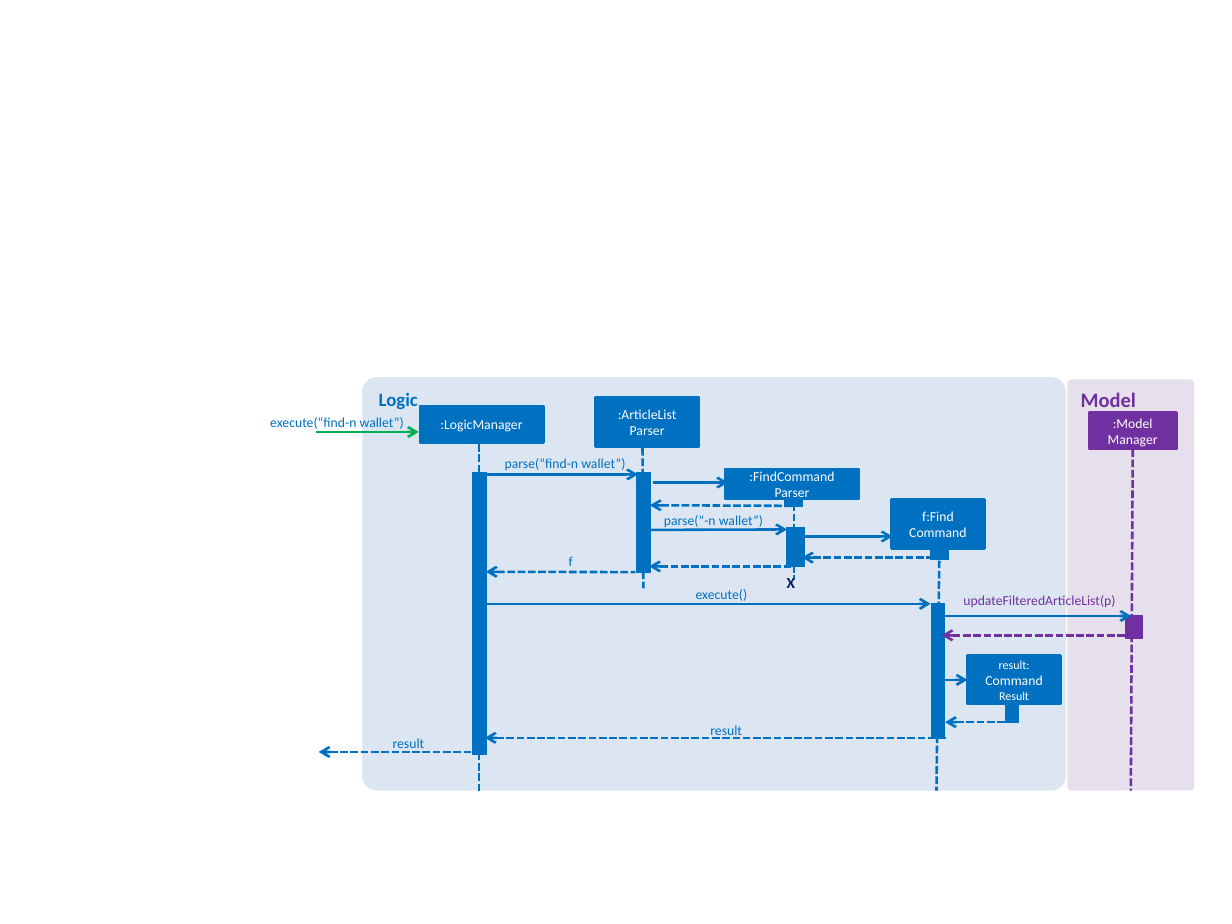
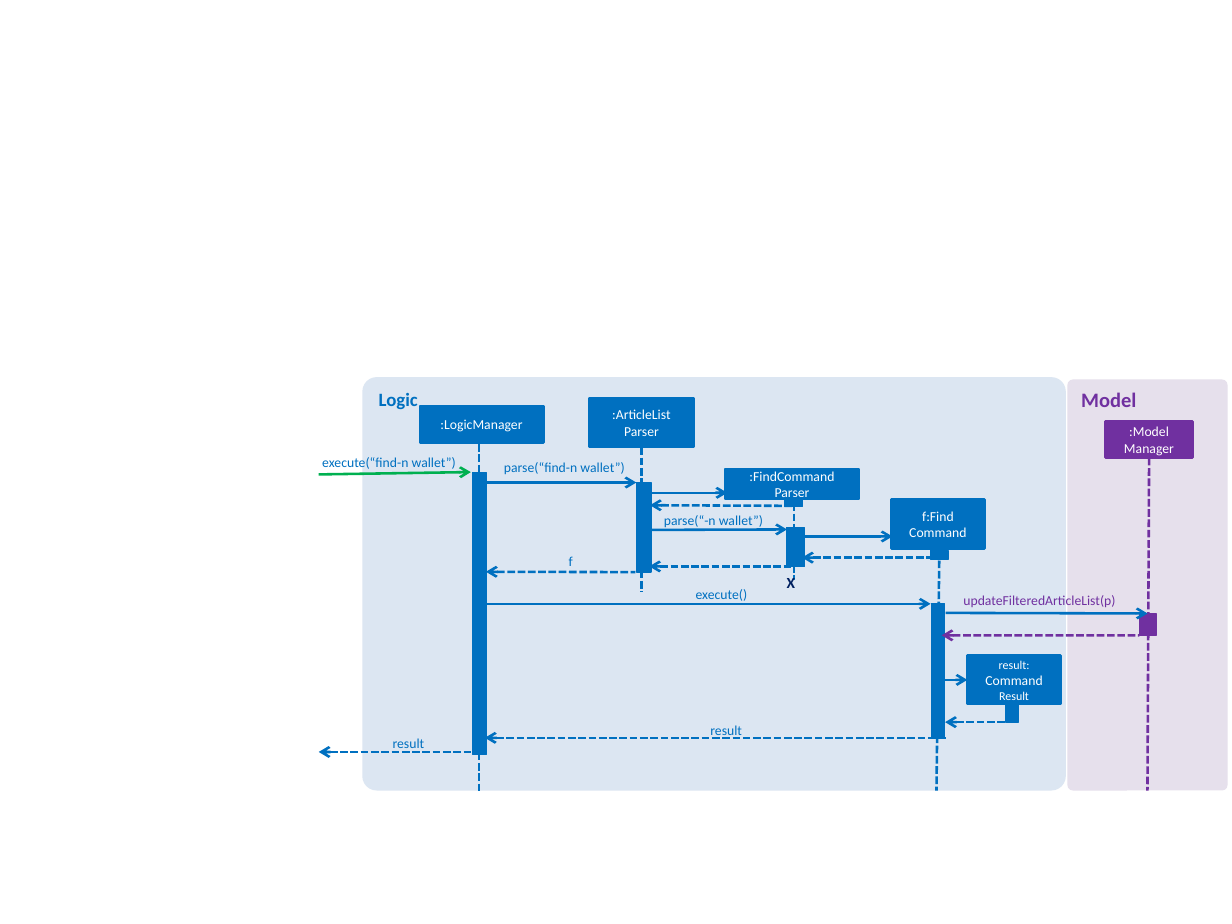
Before and after one commit to nus-cs2103-AY1819S1/addressbook-level4, a slide deck: slide 1 of docs/diagrams/FindSequenceDiagram.pptx. Drawn at 1232x924 pixels with LibreOffice and Linux fonts; fonts in the diff are those of the drawing. Boxes give left, top, right and bottom in pixels: in the first picture for what was removed or moved away, otherwise in the second. Text is boxed around its words. In the diff, an @@ line names an element or a change of style, - is before the commit and + after.

```diff
--- a/docs/diagrams/FindSequenceDiagram.pptx
+++ b/docs/diagrams/FindSequenceDiagram.pptx
@@ rounded rectangle "Model": place and size @@
-rounded rectangle "Model" at (1067, 379, 1194, 791)
+rounded rectangle "Model" at (1067, 379, 1227, 791)
@@ rectangle ":ArticleList": place and size @@
-rectangle ":ArticleList" at (595, 398, 699, 447)
+rectangle ":ArticleList" at (590, 398, 694, 447)
@@ line moved from (642, 428) - (643, 589) to (642, 447) - (642, 591) @@
@@ rectangle ":Model": place and size @@
-rectangle ":Model" at (1089, 413, 1177, 450)
+rectangle ":Model" at (1105, 421, 1193, 458)
@@ text "execute(“find-n wallet”)": place and size @@
-text "execute(“find-n wallet”)" at (270, 417, 404, 429)
+text "execute(“find-n wallet”)" at (322, 457, 456, 469)
@@ arrow moved from (317, 432) - (419, 432) to (319, 474) - (471, 472) @@
@@ text "parse(“find-n wallet”)": place and size @@
-text "parse(“find-n wallet”)" at (505, 458, 625, 470)
+text "parse(“find-n wallet”)" at (504, 462, 624, 474)
@@ line moved from (1132, 450) - (1131, 791) to (1149, 458) - (1147, 791) @@
@@ arrow moved from (487, 474) - (638, 474) to (485, 483) - (637, 483) @@
@@ rectangle: place and size @@
-rectangle at (637, 472, 650, 572)
+rectangle at (637, 483, 652, 573)
@@ arrow moved from (653, 483) - (728, 483) to (652, 493) - (727, 493) @@
@@ arrow moved from (939, 616) - (1131, 616) to (946, 612) - (1148, 614) @@
@@ rectangle: place and size @@
-rectangle at (1126, 616, 1143, 638)
+rectangle at (1140, 614, 1157, 636)
@@ arrow moved from (941, 636) - (1132, 636) to (941, 636) - (1140, 636) @@
```
Also in this commit, not shown: 12 other files.
